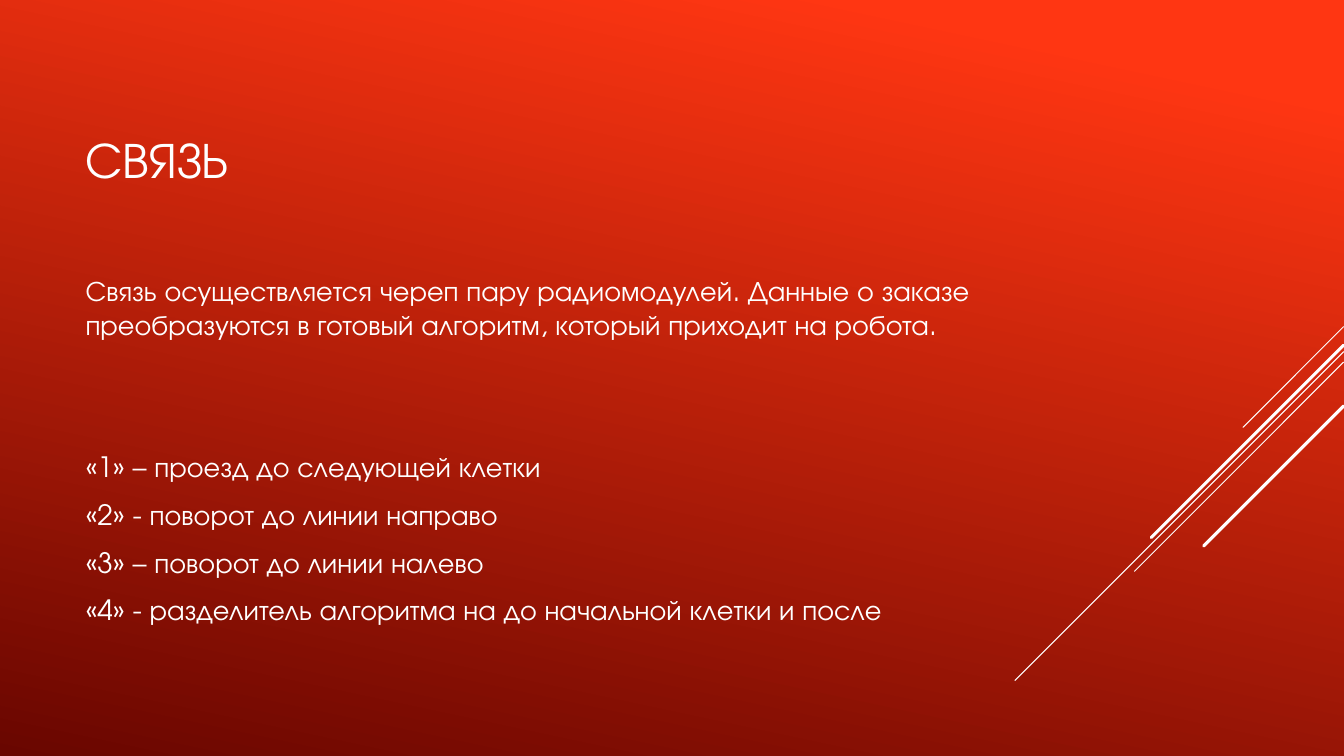
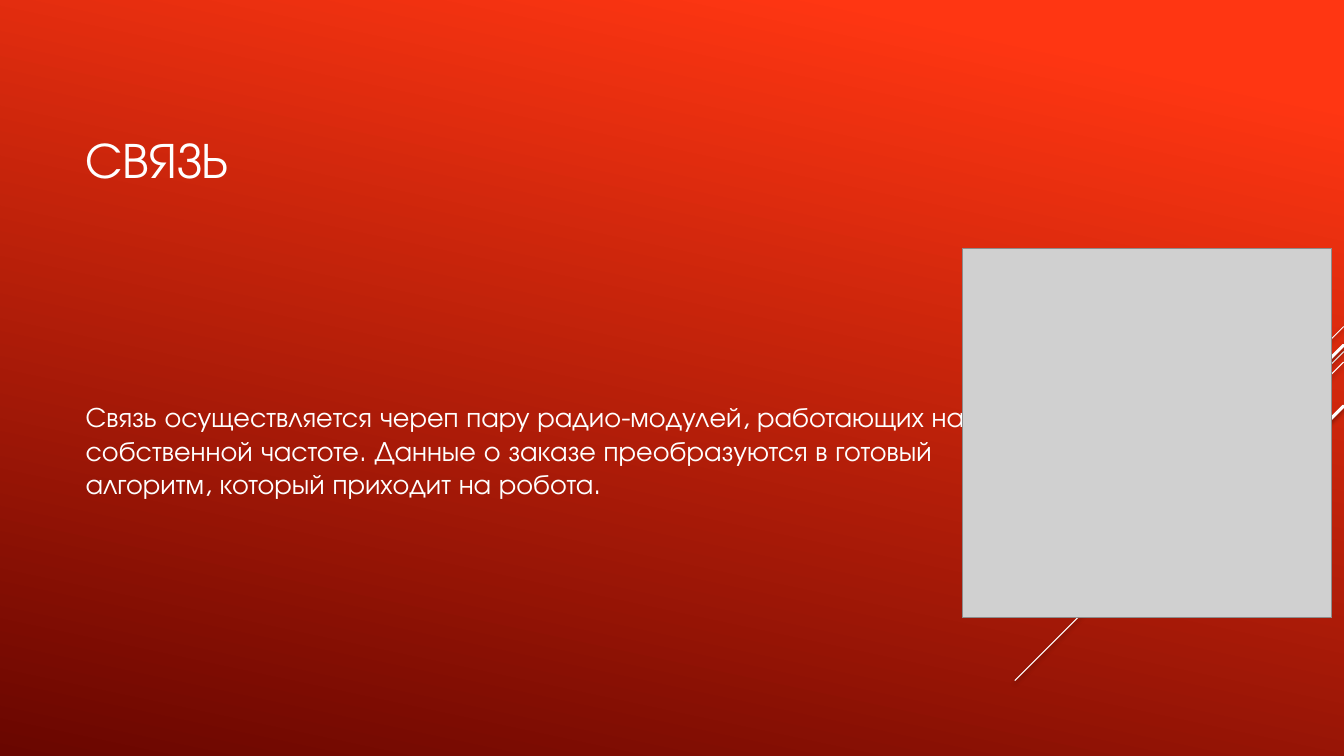
Before and after one commit to TransoChel/ProjectRobotLogistic, a slide deck: slide 10 of Проект «Робот-логист».pptx (slide 9 before the commit). Drawn at 1344x756 pixels with LibreOffice and Linux fonts; fonts in the diff are those of the drawing; grey boxes stand for pictures. Boxes give left, top, right and bottom in pixels: in the first picture for what was removed or moved away, otherwise in the second. Text is boxed around its words. In the diff, an @@ line names an element or a change of style, - is before the commit and + after.

```diff
--- a/Проект «Робот-логист».pptx
+++ b/Проект «Робот-логист».pptx
@@ picture added at [963, 248, 1332, 617] @@
@@ text at [86, 402, 964, 499]: text changed @@
-Связь осуществляется череп пару радиомодулей. Данные о заказе преобразуются в готовый алгоритм, который приходит на робота.
-«1» – проезд до следующей клетки
-«2» - поворот до линии направо
-«3» – поворот до линии налево
-«4» - разделитель алгоритма на до начальной клетки и после
+Связь осуществляется череп пару радио-модулей, работающих на собственной частоте. Данные о заказе преобразуются в готовый алгоритм, который приходит на робота.
```
Also in this commit, not shown: 9 other slides changed, 5 slides added.
